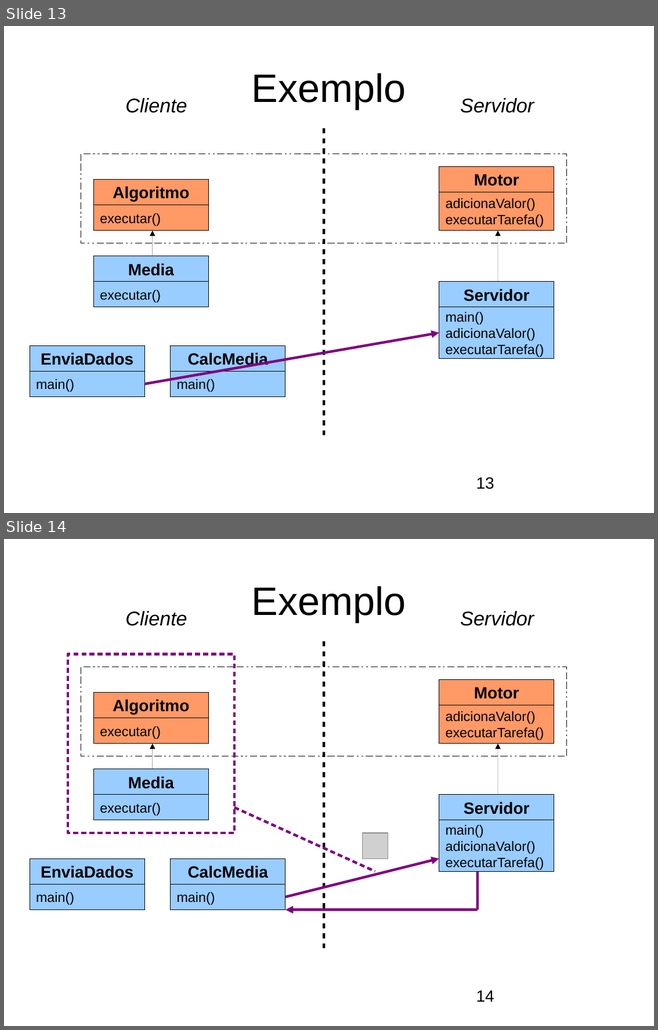
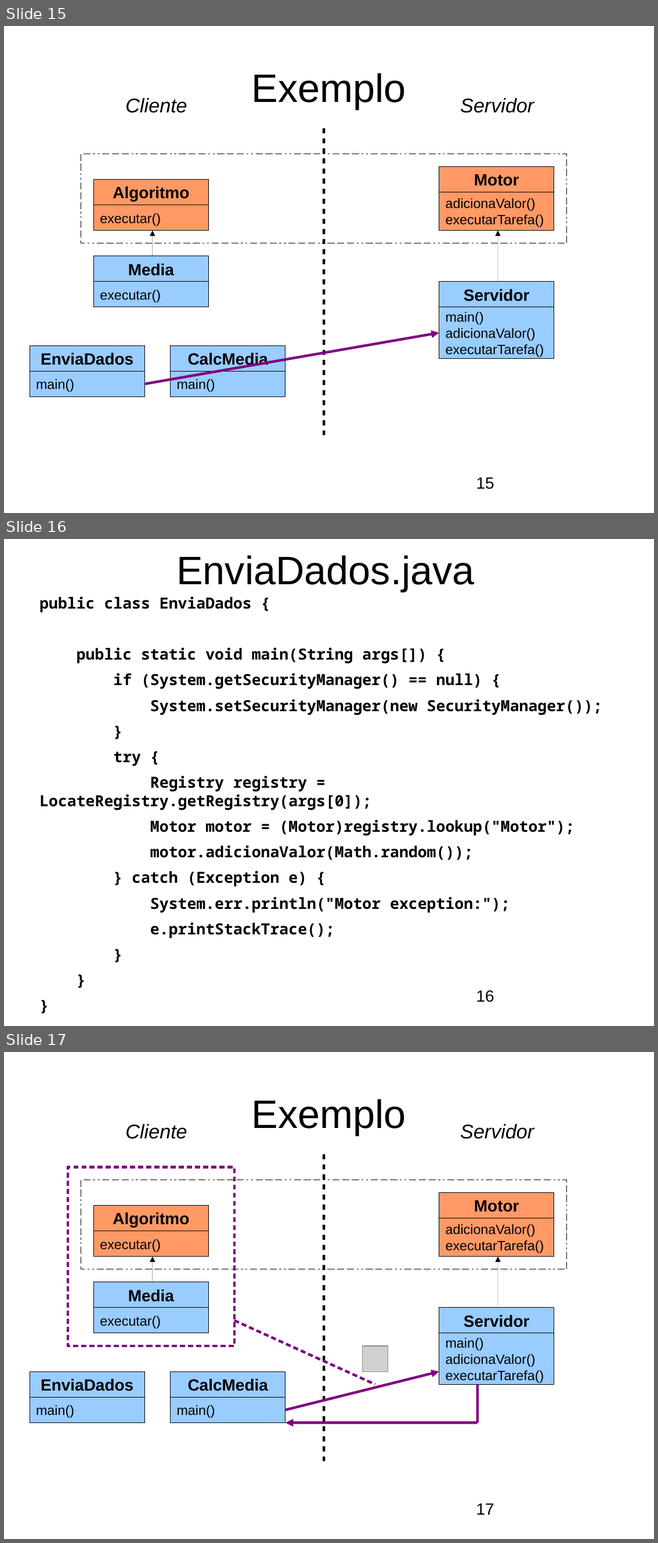
Before and after one commit to andrenho/andrenho, a slide deck: academia/trabalhos/execucao_remota.odp. Shown one above the other, each under a label of ours: slides 13 and 14 before the commit, slides 15, 16 and 17 after it. The pictures are 658x1030 and 658x1543 pixels, drawn with LibreOffice and Linux fonts; fonts in the diff are those of the drawing; grey boxes stand for pictures; background and template pictures are left out. Boxes give left, top, right and bottom in pixels: in the first picture for what was removed or moved away, otherwise in the second. Text is boxed around its words. In the diff, an @@ line names an element or a change of style, - is before the commit and + after.

```diff
--- a/academia/trabalhos/execucao_remota.odp
+++ b/academia/trabalhos/execucao_remota.odp
@@ slide 16 added at <box>4,539,654,1026</box>, background #FFFFFF @@
@@ title added at <box>176,555,474,592</box>, 44 pt, text #000000 @@
+EnviaDados.java
@@ text added at <box>39,596,602,939</box>, 17 pt, text #000000, bold @@
+public class EnviaDados {
+public static void main(String args[]) {
+if (System.getSecurityManager() == null) {
+System.setSecurityManager(new SecurityManager());
+}
+try {
+Registry registry = LocateRegistry.getRegistry(args[0]);
+Motor motor = (Motor)registry.lookup("Motor");
+motor.adicionaValor(Math.random());
+} catch (Exception e) {
+System.err.println("Motor exception:");
+e.printStackTrace();
+}
+}
+}
@@ page number added at <box>476,990,494,1002</box>, 18 pt, text #000000 @@
+16
@@ what was slide 13 is now slide 15 @@
@@ page number at <box>476,477,494,489</box>: text changed @@
-13
+15
@@ what was slide 14 is now slide 17 @@
@@ page number at <box>476,1503,494,1515</box>: text changed @@
-14
+17
```
Also in this commit, not shown: 16 slides changed, 2 other slides added, 11 other files.
